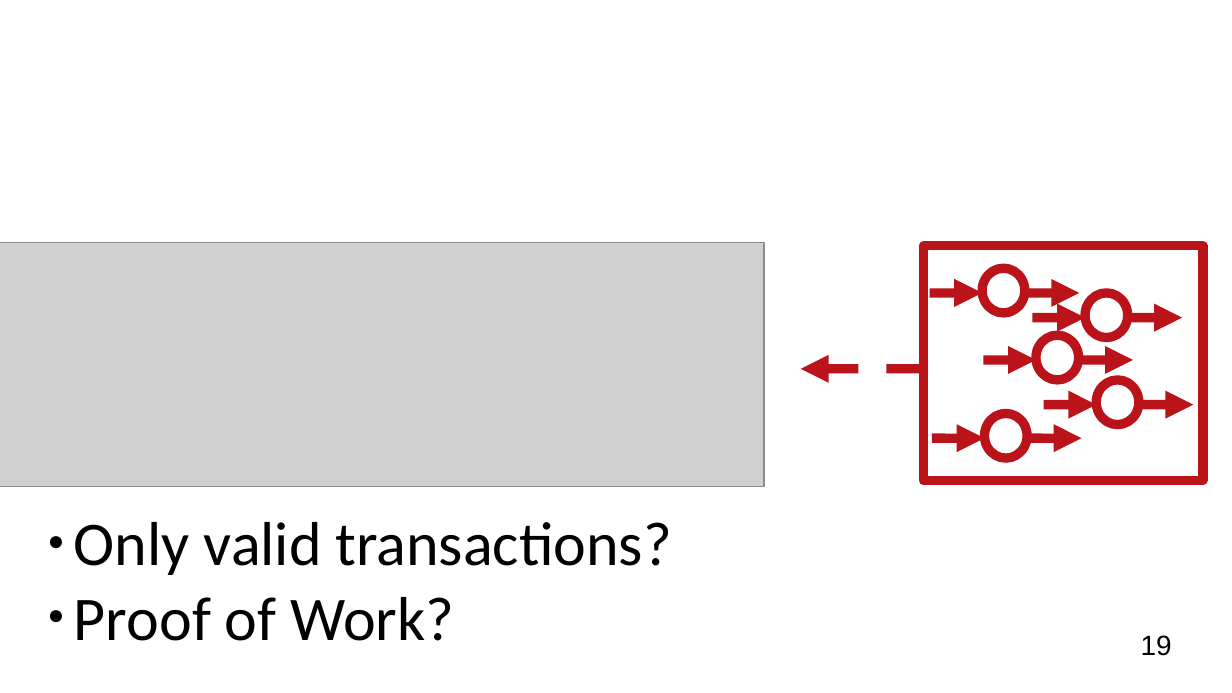
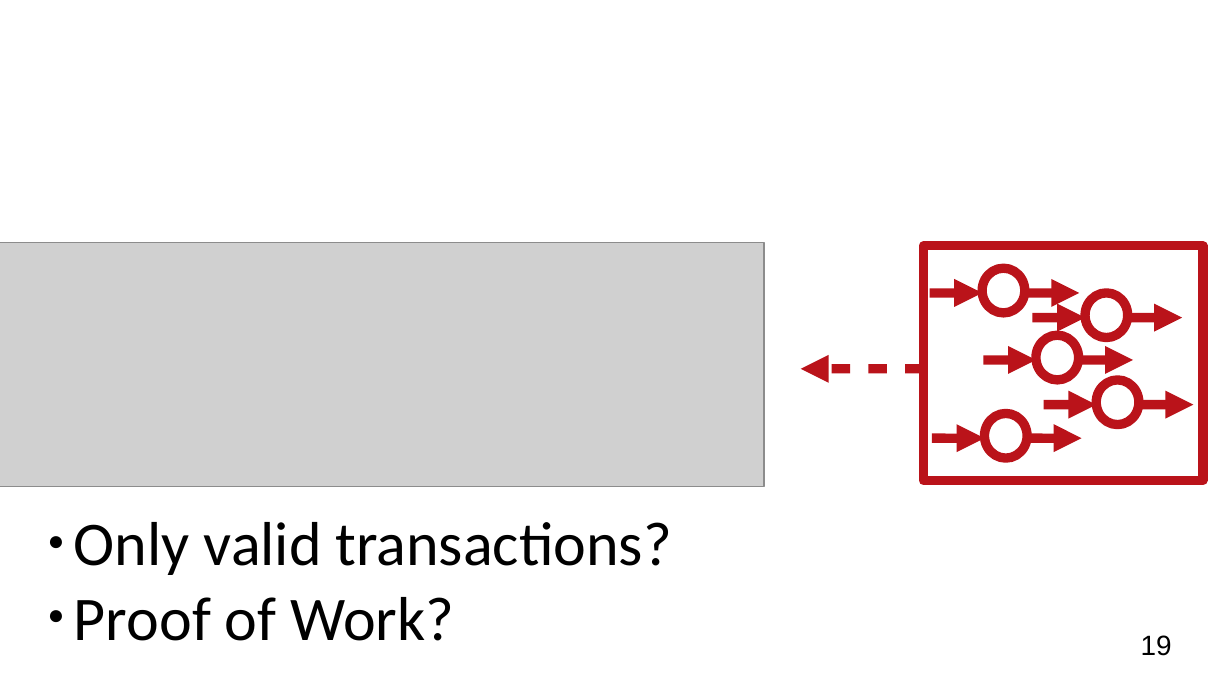
Before and after one commit to OrfeasLitos/blockchain_slides, a slide deck: slide 19 of presentation.pptx. Drawn at 1232x693 pixels with LibreOffice and Linux fonts; fonts in the diff are those of the drawing; grey boxes stand for pictures; background and template pictures are left out. Boxes give left, top, right and bottom in pixels: in the first picture for what was removed or moved away, otherwise in the second. Text is boxed around its words. In the diff, an @@ line names an element or a change of style, - is before the commit and + after.

```diff
--- a/presentation.pptx
+++ b/presentation.pptx
@@ arrow (923, 369) - (800, 369): stroke #BA131A 6.01 pt dashed to #BA131A 6.01 pt @@
```
Also in this commit, not shown: 8 other slides changed, 2 other files.
